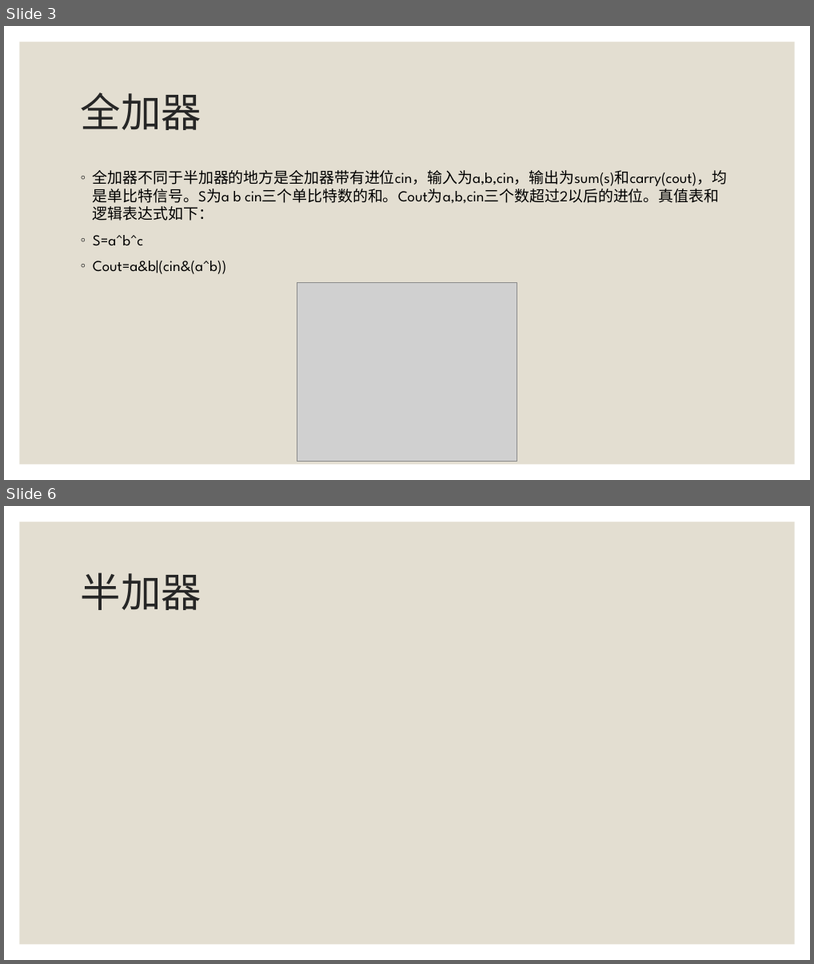
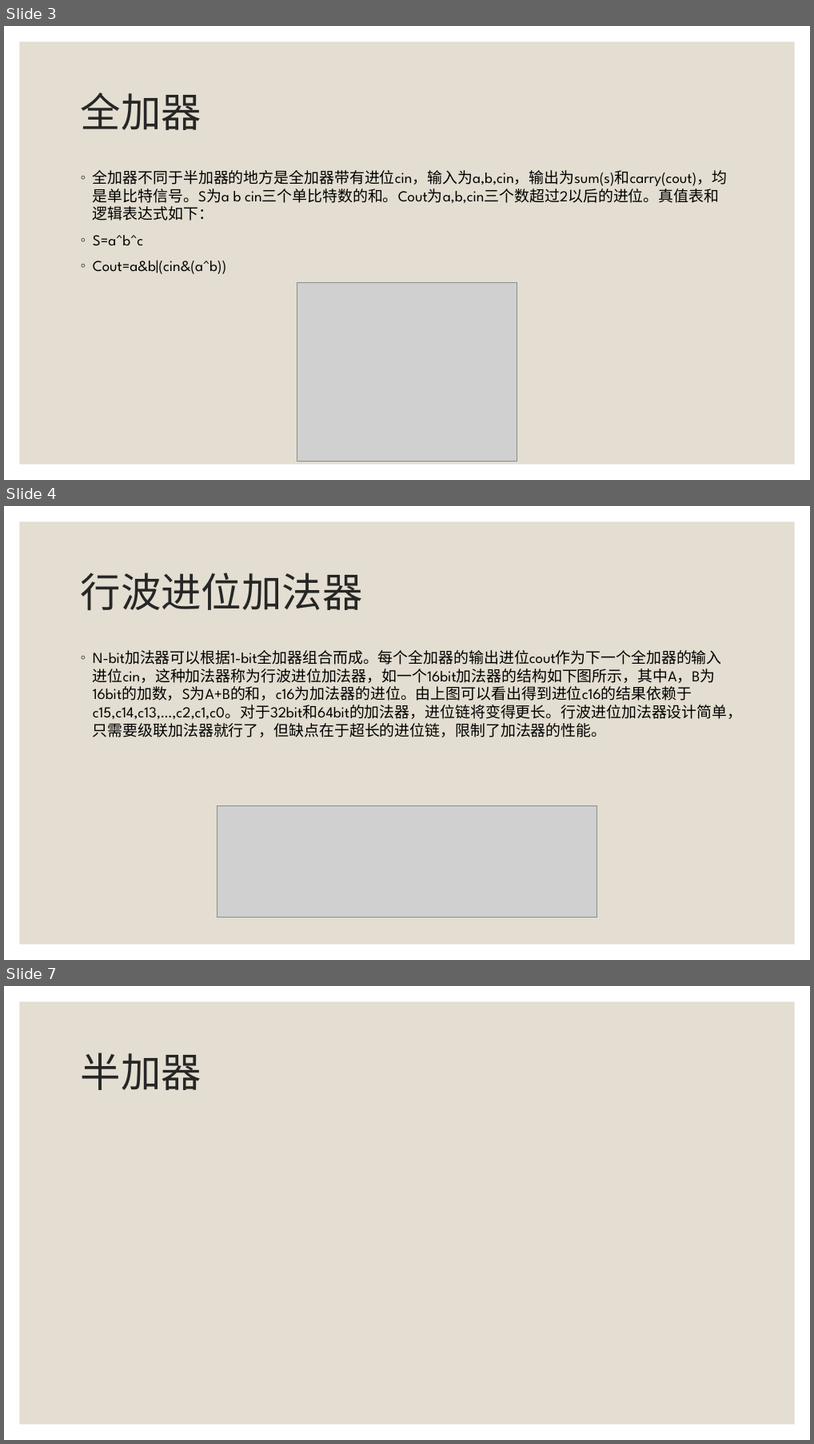
Before and after one commit to zchliu/SWIFT_SIM, a slide deck: doc/自研处理器的实践：SWIFT 开发经验分享.pptx. Shown one above the other, each under a label of ours: slides 3 and 6 before the commit, slides 3, 4 and 7 after it; the slides between them are not shown. The pictures are 814x964 and 814x1444 pixels, drawn with LibreOffice and Linux fonts; fonts in the diff are those of the drawing; grey boxes stand for pictures. Boxes give left, top, right and bottom in pixels: in the first picture for what was removed or moved away, otherwise in the second. Text is boxed around its words. In the diff, an @@ line names an element or a change of style, - is before the commit and + after.

```diff
--- a/doc/自研处理器的实践：SWIFT 开发经验分享.pptx
+++ b/doc/自研处理器的实践：SWIFT 开发经验分享.pptx
@@ slide 4 added at [4,506,810,960], background #FFFFFF; not listed: 1 template element that a slide beside it also shows @@
@@ title added at [81,572,363,610], 48 pt, text #262626 @@
+行波进位加法器
@@ text added at [93,650,743,737], 18 pt, text #000000 @@
+◦ N-bit加法器可以根据1-bit全加器组合而成。每个全加器的输出进位cout作为下一个全加器的输入进位cin，这种加法器称为行波进位加法器，如一个16bit加法器的结构如下图所示，其中A，B为16bit的加数，S为A+B的和，c16为加法器的进位。由上图可以看出得到进位c16的结果依赖于c15,c14,c13,…,c2,c1,c0。对于32bit和64bit的加法器，进位链将变得更长。行波进位加法器设计简单，只需要级联加法器就行了，但缺点在于超长的进位链，限制了加法器的性能。
@@ picture added at [217,805,598,916] @@
@@ what was slide 6 is now slide 7 @@
```
Also in this commit, not shown: 1 slide changed, 1 other slide added, 1 slide removed, 4 other files.
